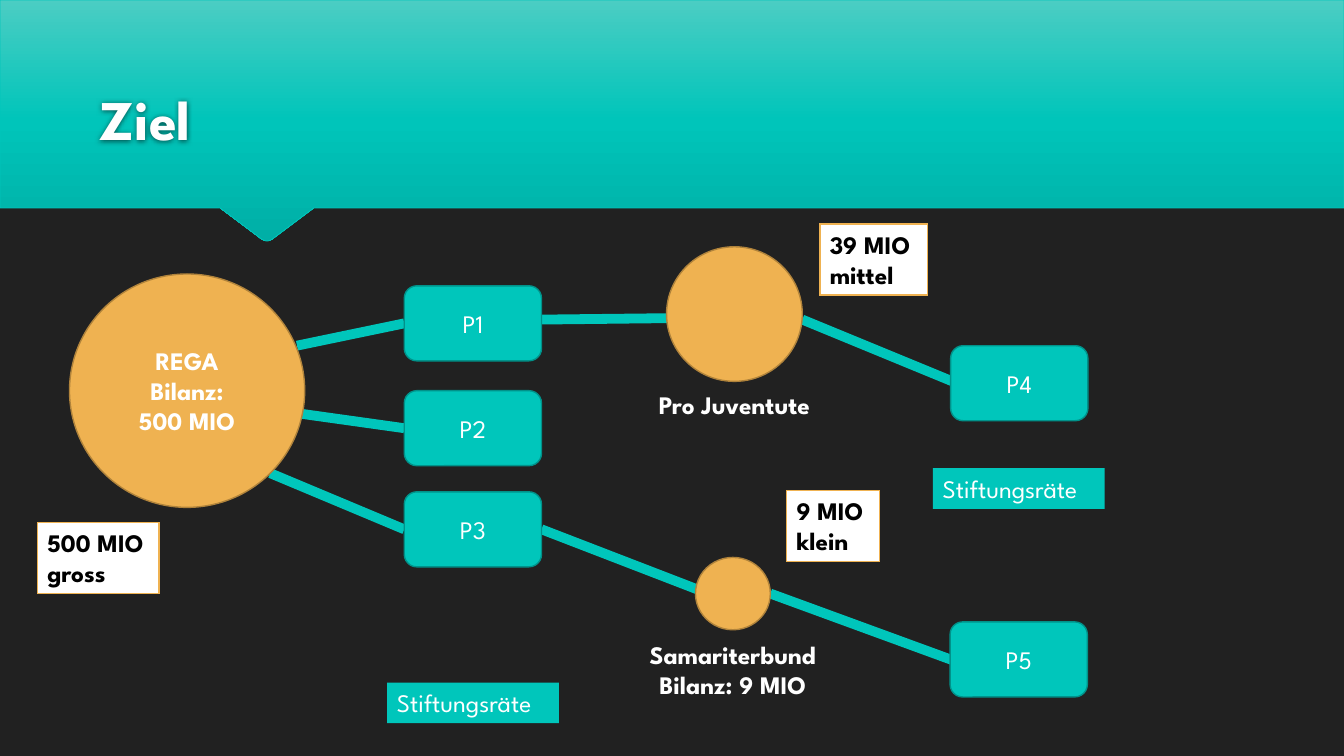
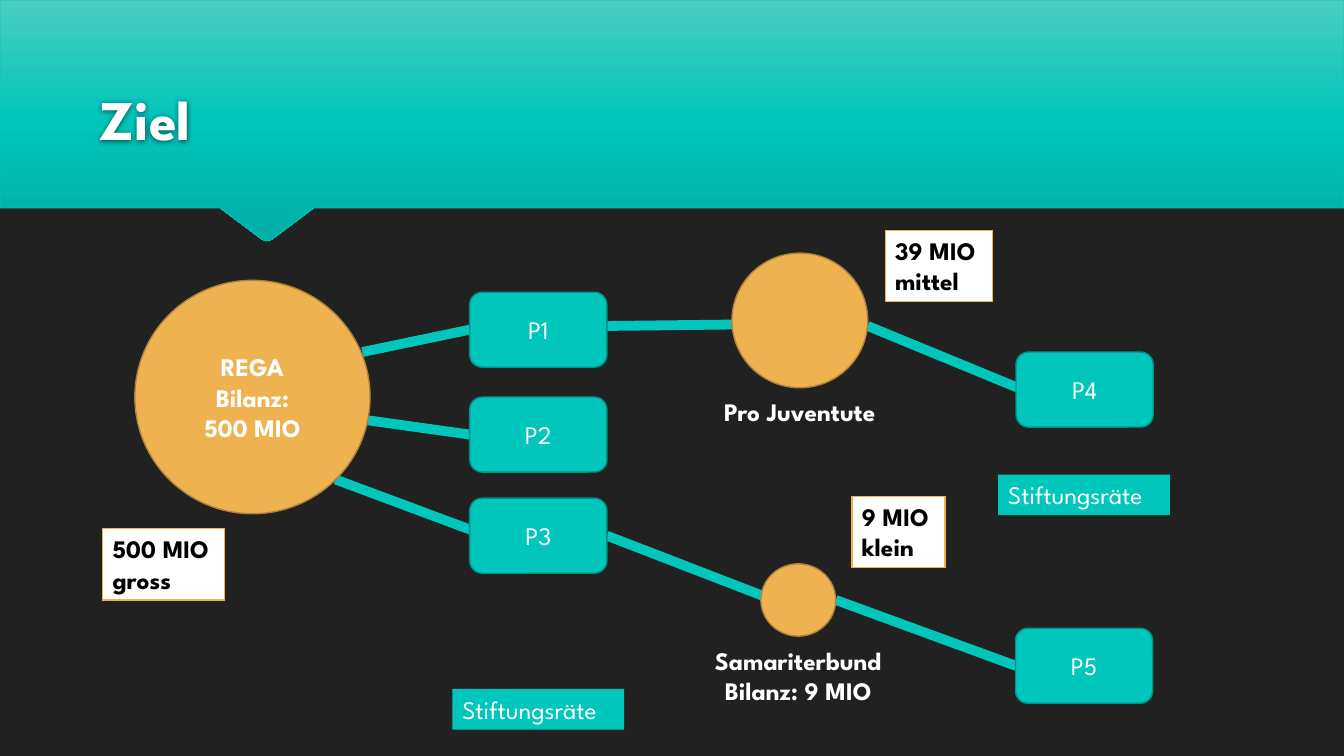
Before and after one commit to benwasd/baernhaeckt18, a slide deck: slide 3 of Foundation Tracker.pptx. Drawn at 1344x756 pixels with LibreOffice and Linux fonts; fonts in the diff are those of the drawing. Boxes give left, top, right and bottom in pixels: in the first picture for what was removed or moved away, otherwise in the second. Text is boxed around its words. In the diff, an @@ line names an element or a change of style, - is before the commit and + after.

```diff
--- a/Foundation Tracker.pptx
+++ b/Foundation Tracker.pptx
@@ 6 lines, 5 rounded rectangles, 5 rectangles, 3 ellipses: place and size @@
-6 lines, 5 rounded rectangles, 5 rectangles, 3 ellipses at <box>37,224,1104,723</box>
+6 lines, 5 rounded rectangles, 5 rectangles, 3 ellipses at <box>103,230,1170,729</box>
@@ line moved from (270, 473) - (404, 529) to (336, 480) - (487, 535) @@
```
Also in this commit, not shown: 3 other slides changed, 1 other file.
